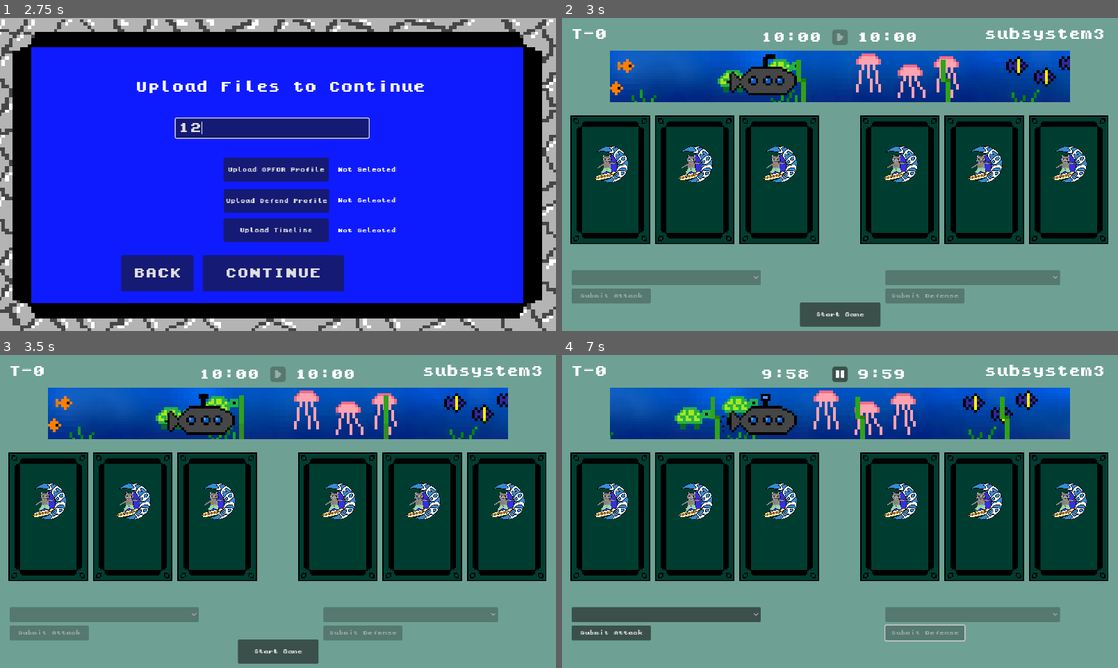
Above: before the commit, frames 1-4 (two rows, left to right).
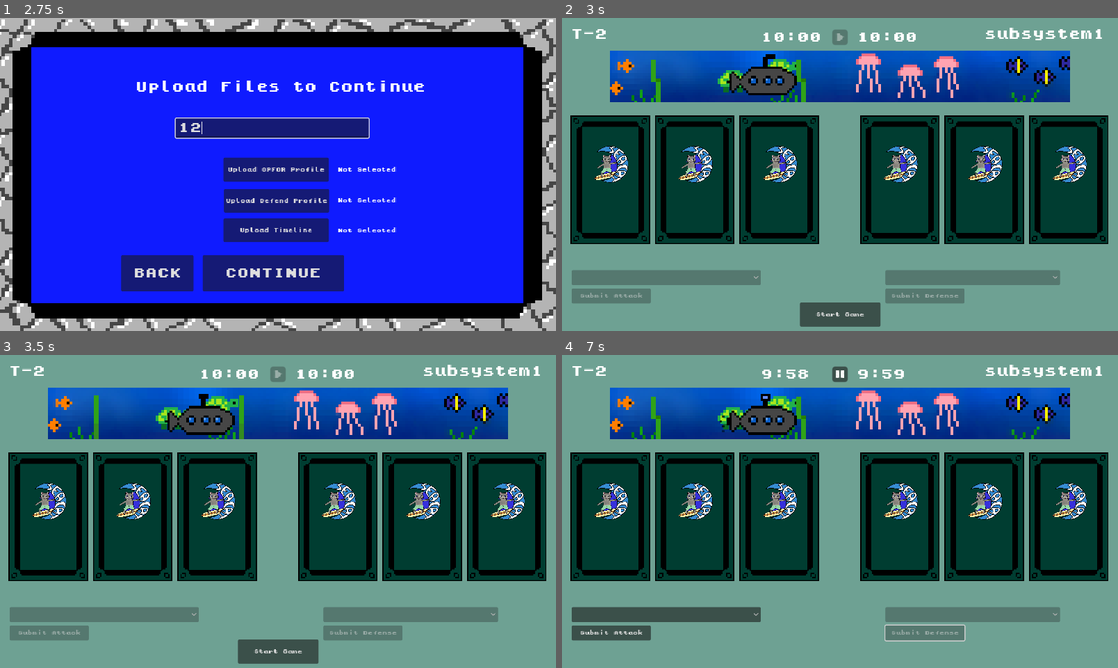
Above: after the commit, the same moments.

Repository: phan-andrew/demo3
Game: Godot game, scene res://game_scenes/start_screen/start_screen.tscn
Same seed, same stepped clock (60 frames per second), same inputs: the game is played once before the commit and once after it.
Inputs (mouse positions are in pixels of both pictures, inside the frame that each line leads up to):
- Up to frame 1 (2.75 s): click "Play" at 0.5 s; click "CONTINUE" at 1.25 s; click (272, 127) at 2.02 s; type "12" at 2.1 s
- Up to frame 2 (3 s): click "CONTINUE" at 2.75 s
- Up to frame 3 (3.5 s): no input
- Up to frame 4 (7 s): click "Start Game" at 3.5 s; click "Submit Attack" at 4.25 s; click "Submit Defense" at 5 s; click "Start Next Phase" at 5.75 s; tap Enter (reset) at 6.5 s; hold Space (move_right) from 6.53 s (still down)

Frame 1 is identical in both runs. In frame 2, 0.3% of the frame differs, in the area x 6-98%, y 3-27%; in frame 3, 0.3%; in frame 4, 4.2%.

Commit message:
time label

Diff:
--- a/game_scenes/game_screen/timeline.gd
+++ b/game_scenes/game_screen/timeline.gd
@@ -2,9 +2,14 @@
 
 var submitted = false
 var vehicle
+var timeline = {}
+var timelabel
 
 func _ready():
 	vehicle = $sub
+	_on_start_timeline()
+	timelabel = int(timeline[2][0])
+	$Label.text = "T" + str(timelabel)
 
 func _process(delta):
 	if $ParallaxBackground/ParallaxLayer.progressing:
@@ -24,3 +29,10 @@
 
 func _progress(speed):
 	$ParallaxBackground.progress(speed)
+
+func _on_start_timeline():
+	var file= FileAccess.open("res://data/example_mission_timeline.txt", FileAccess.READ)
+	while !file.eof_reached():
+		var mission = Array(file.get_csv_line())
+		timeline[timeline.size()] = mission
+	file.close()
Not shown, changed: data/example_mission_timeline.txt
